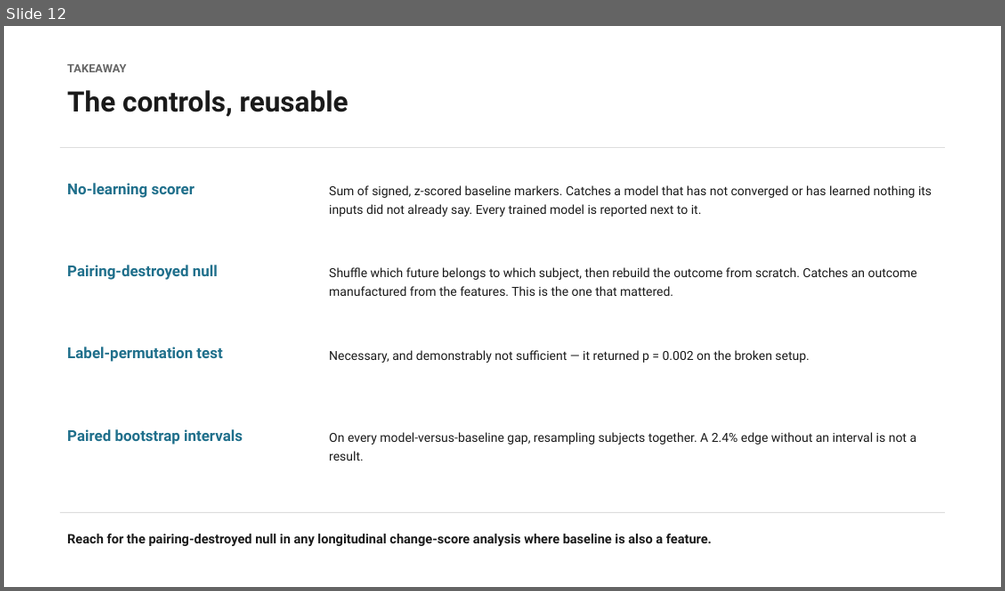
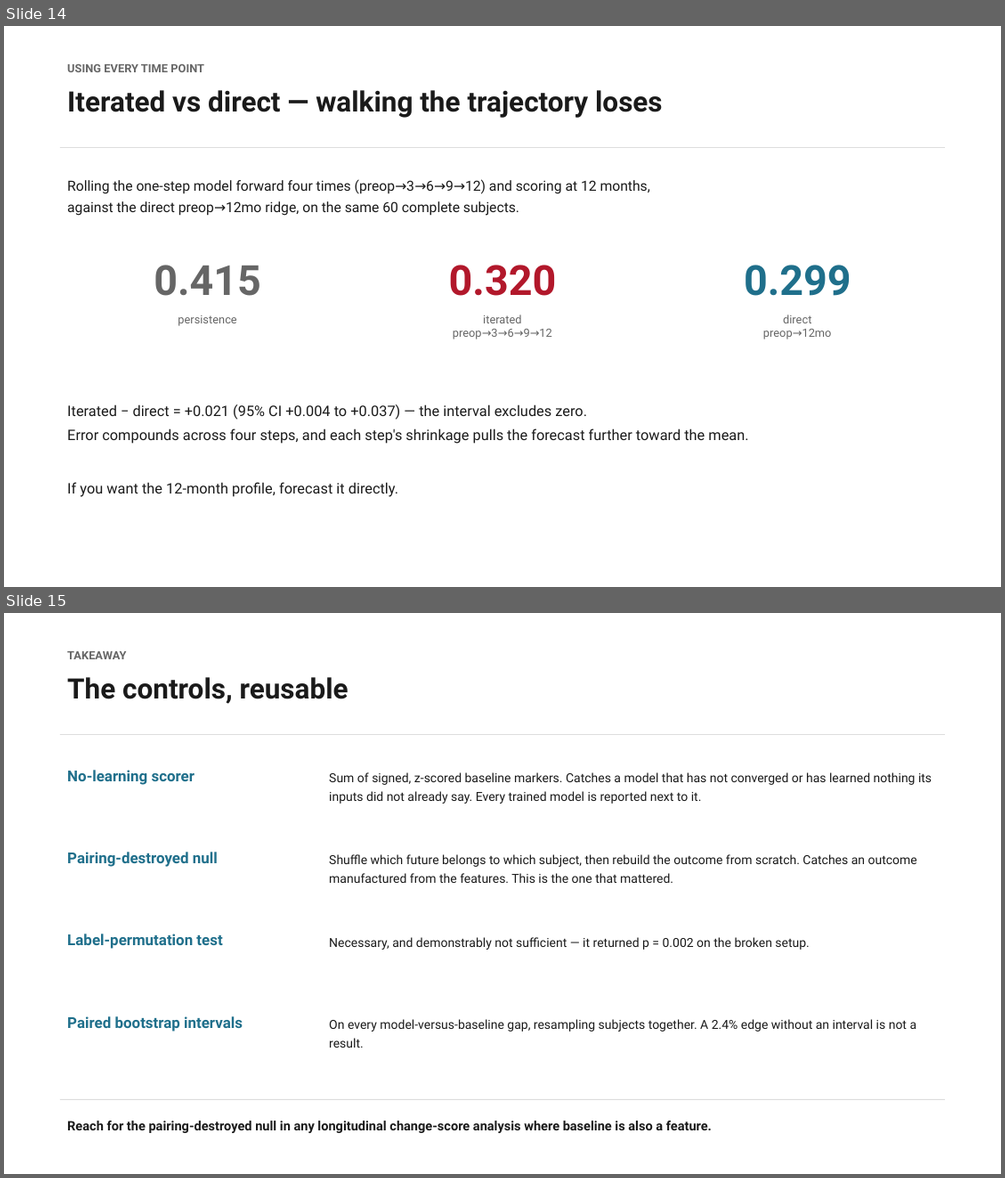
Before and after one commit to Calvinkub/mtbls242-forecast-honest, a slide deck: MTBLS242_forecast/mtbls242_forecast_correction.pptx. Shown one above the other, each under a label of ours: slide 12 before the commit, slides 14 and 15 after it. The pictures are 1005x591 and 1005x1178 pixels, drawn with LibreOffice and Linux fonts; fonts in the diff are those of the drawing. Boxes give left, top, right and bottom in pixels: in the first picture for what was removed or moved away, otherwise in the second. Text is boxed around its words. In the diff, an @@ line names an element or a change of style, - is before the commit and + after.

```diff
--- a/MTBLS242_forecast/mtbls242_forecast_correction.pptx
+++ b/MTBLS242_forecast/mtbls242_forecast_correction.pptx
@@ slide 14 added at bbox=[4, 26, 1001, 587], background #FFFFFF @@
@@ text added at bbox=[67, 64, 204, 72], 11 pt, text #666666, bold @@
+USING EVERY TIME POINT
@@ text added at bbox=[67, 90, 663, 118], 27 pt, text #1A1A1A, bold @@
+Iterated vs direct — walking the trajectory loses
@@ rectangle added at bbox=[60, 147, 945, 148], fill #DDDDDD @@
@@ text added at bbox=[67, 179, 650, 216], 13.5 pt, text #1A1A1A @@
+Rolling the one-step model forward four times (preop→3→6→9→12) and scoring at 12 months,
+against the direct preop→12mo ridge, on the same 60 complete subjects.
@@ text added at bbox=[154, 265, 261, 296], 40 pt, text #666666, bold @@
+0.415
@@ text added at bbox=[449, 265, 557, 296], 40 pt, text #B2182B, bold @@
+0.320
@@ text added at bbox=[744, 265, 851, 296], 40 pt, text #1F6F8B, bold @@
+0.299
@@ text added at bbox=[178, 315, 236, 326], 11 pt, text #666666 @@
+persistence
@@ text added at bbox=[453, 314, 551, 339], 11 pt, text #666666 @@
+iterated
+preop→3→6→9→12
@@ text added at bbox=[763, 314, 832, 339], 11 pt, text #666666 @@
+direct
+preop→12mo
@@ text added at bbox=[67, 404, 748, 497], 14 pt, text #1A1A1A @@
+Iterated − direct = +0.021 (95% CI +0.004 to +0.037) — the interval excludes zero.
+Error compounds across four steps, and each step's shrinkage pulls the forecast further toward the mean.
+If you want the 12-month profile, forecast it directly.
@@ what was slide 12 is now slide 15 @@
```
Also in this commit, not shown: 2 other slides added, 15 other files.
